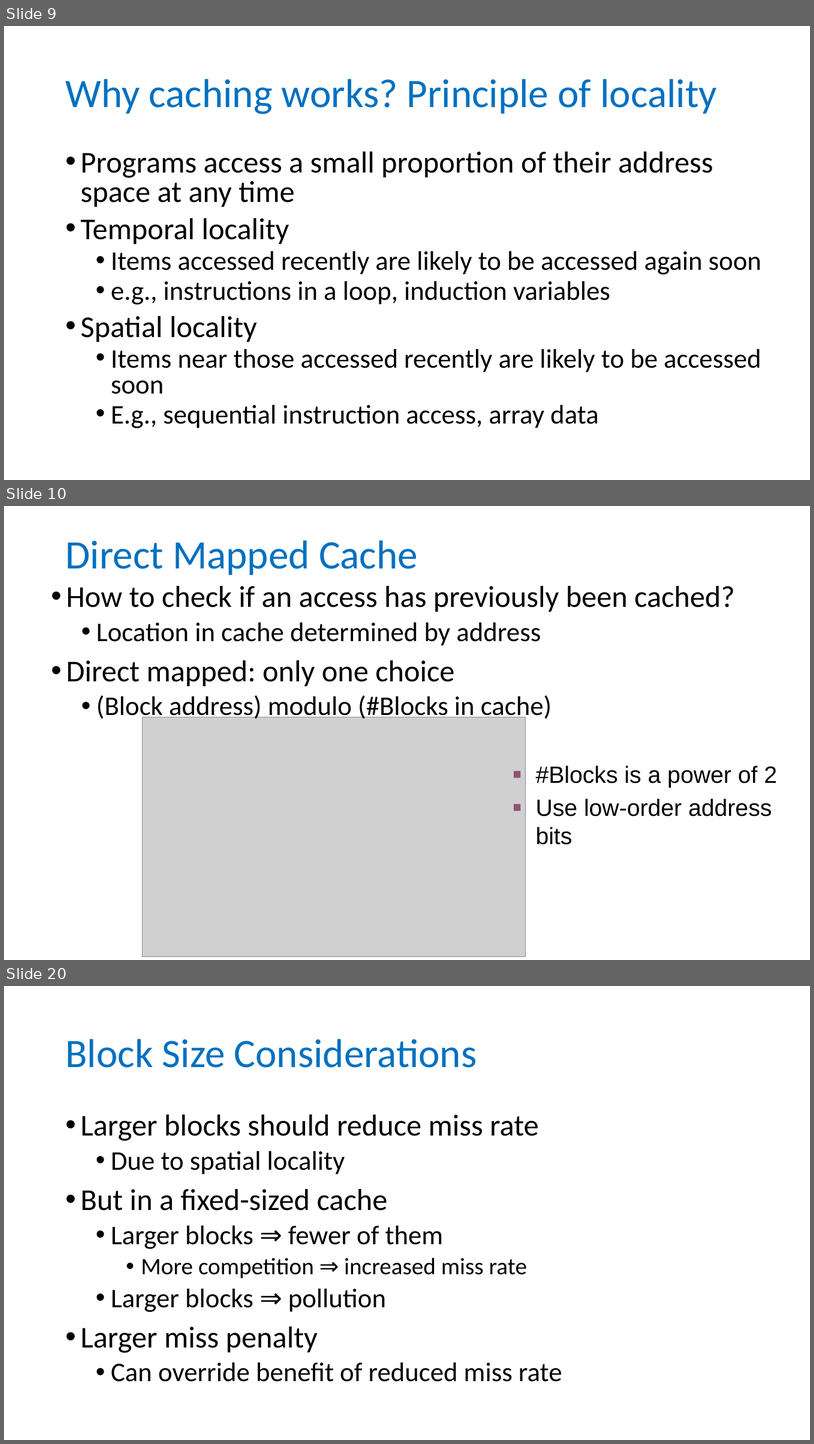
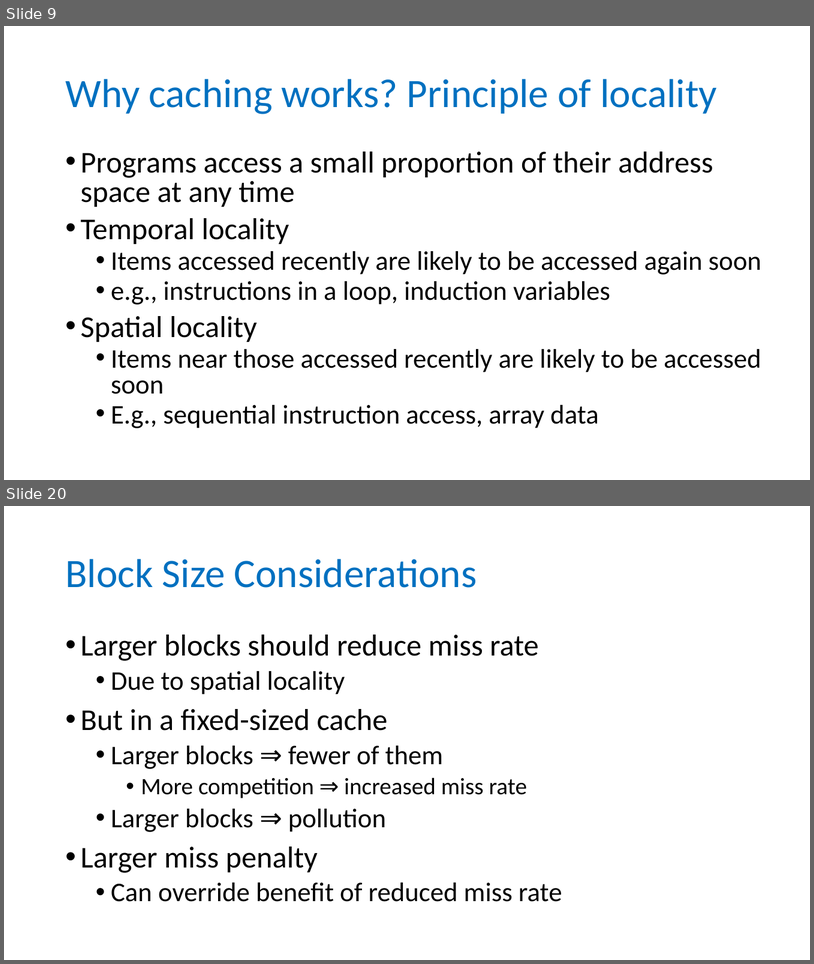
Before and after one commit to NYU-CSO/nyu-cso.github.io, a slide deck: notes/arch-mem.pptx. Shown one above the other, each under a label of ours: slides 9, 10 and 20 before the commit, slides 9 and 20 after it; the slides between them are not shown. The pictures are 814x1444 and 814x964 pixels, drawn with LibreOffice and Linux fonts; fonts in the diff are those of the drawing; grey boxes stand for pictures. Boxes give left, top, right and bottom in pixels: in the first picture for what was removed or moved away, otherwise in the second. Text is boxed around its words. In the diff, an @@ line names an element or a change of style, - is before the commit and + after.

```diff
--- a/notes/arch-mem.pptx
+++ b/notes/arch-mem.pptx
@@ slide 10 removed at [4, 506, 810, 960], background #FFFFFF @@
@@ title removed at [65, 540, 418, 575] @@
-Direct Mapped Cache
@@ text removed at [66, 586, 735, 722] @@
-• How to check if an access has previously been cached?
-  • Location in cache determined by address
-• Direct mapped: only one choice
-  • (Block address) modulo (#Blocks in cache)
@@ picture removed at [142, 717, 525, 957] @@
@@ text removed at [536, 765, 777, 844] @@
-■ #Blocks is a power of 2
-■ Use low-order address bits
```
Also in this commit, not shown: 22 slides changed, 4 slides added, 2 other slides removed, 1 other file.
